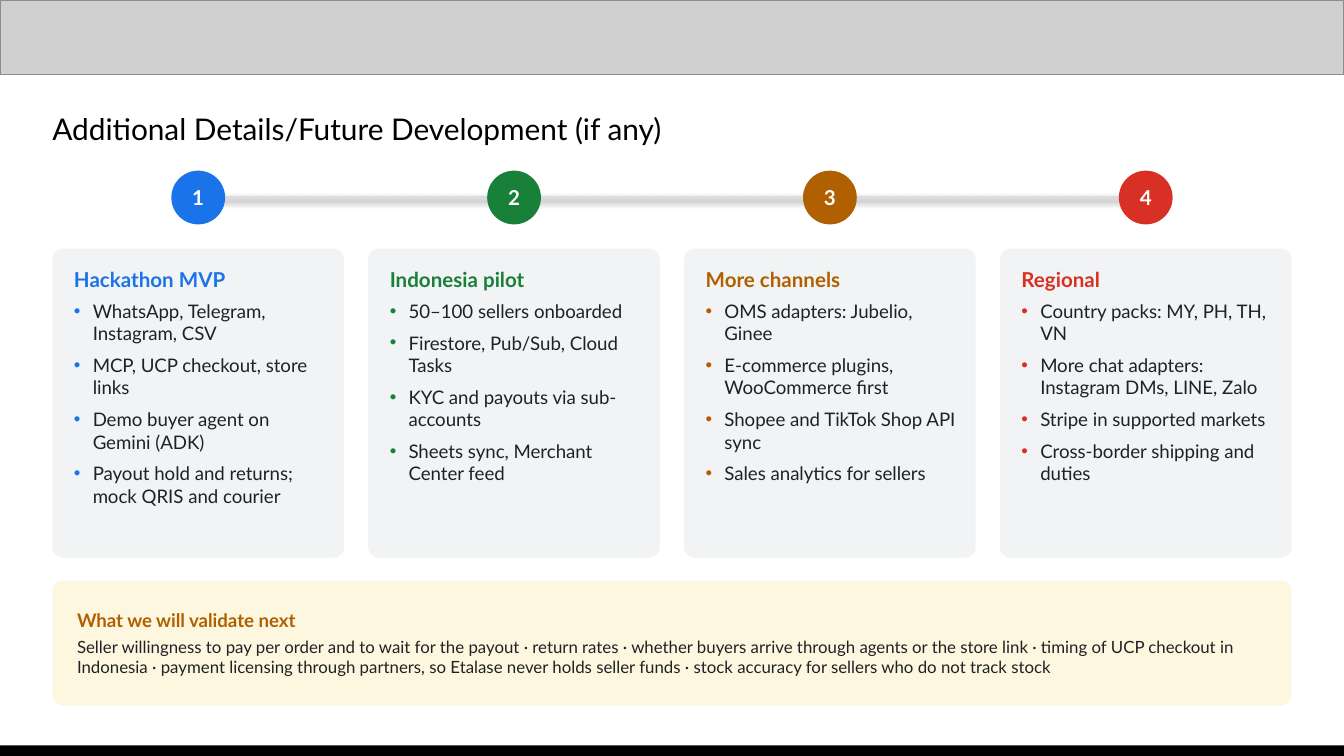
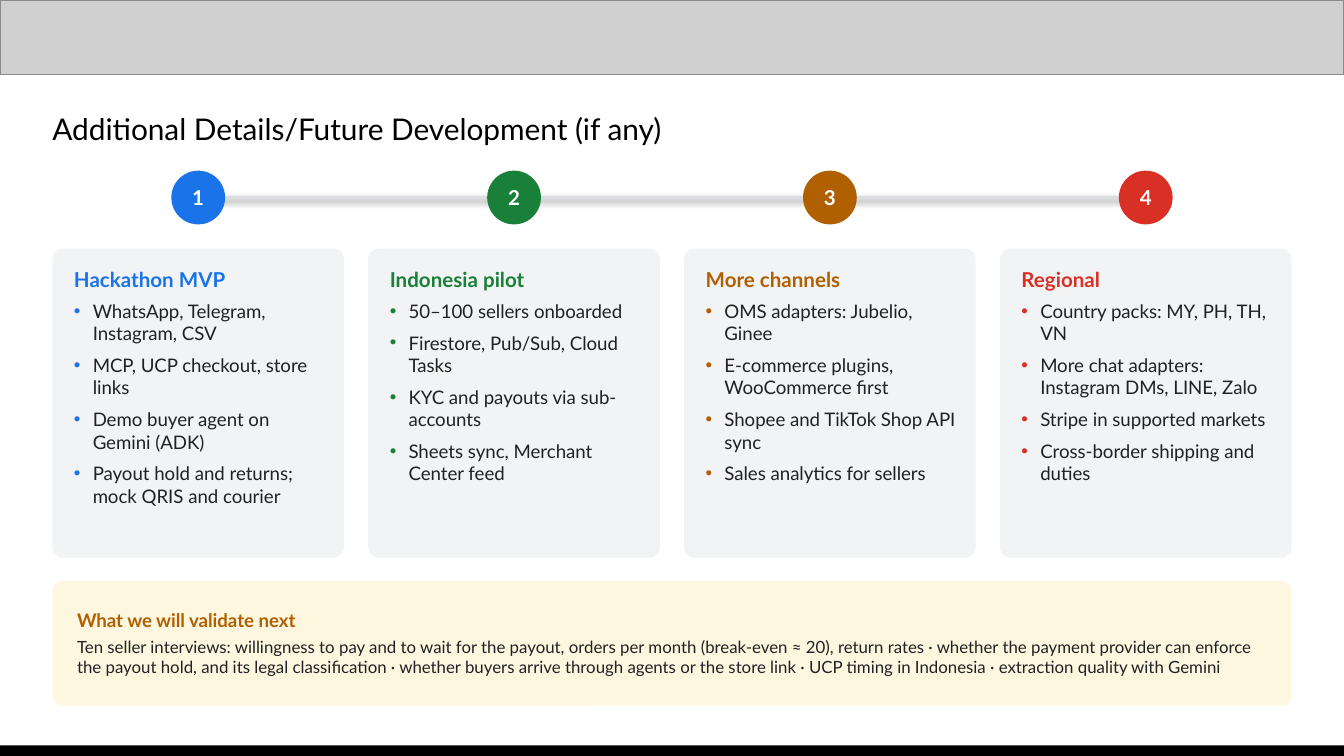
Before and after one commit to galihsatriawan/etalase, a slide deck: slide 12 of submission/Etalase_AI_Builder_Cup_Submission.pptx. Drawn at 1344x756 pixels with LibreOffice and Linux fonts; fonts in the diff are those of the drawing; grey boxes stand for pictures. Boxes give left, top, right and bottom in pixels: in the first picture for what was removed or moved away, otherwise in the second. Text is boxed around its words. In the diff, an @@ line names an element or a change of style, - is before the commit and + after.

```diff
--- a/submission/Etalase_AI_Builder_Cup_Submission.pptx
+++ b/submission/Etalase_AI_Builder_Cup_Submission.pptx
@@ text in rounded rectangle at bbox=[77, 640, 1251, 676]: text changed @@
-Seller willingness to pay per order and to wait for the payout · return rates · whether buyers arrive through agents or the store link · timing of UCP checkout in Indonesia · payment licensing through partners, so Etalase never holds seller funds · stock accuracy for sellers who do not track stock
+Ten seller interviews: willingness to pay and to wait for the payout, orders per month (break-even ≈ 20), return rates · whether the payment provider can enforce the payout hold, and its legal classification · whether buyers arrive through agents or the store link · UCP timing in Indonesia · extraction quality with Gemini
```
Also in this commit, not shown: 4 other slides changed, 21 other files.
